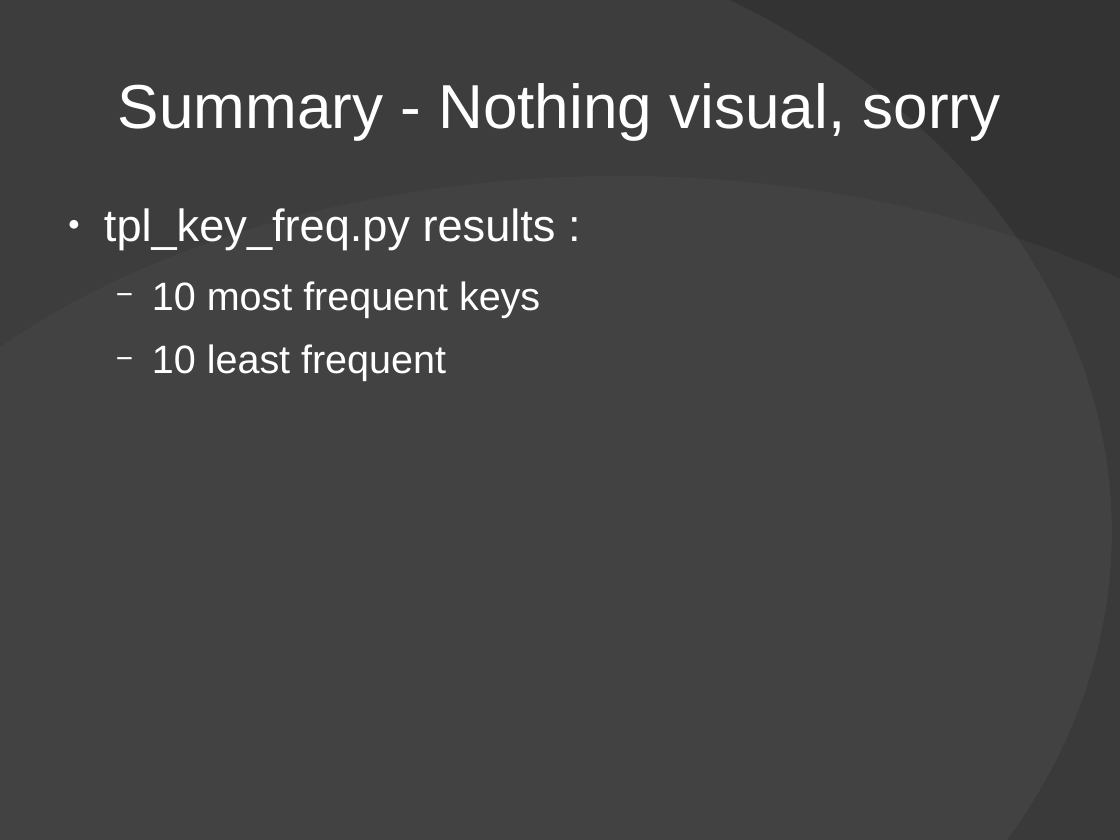
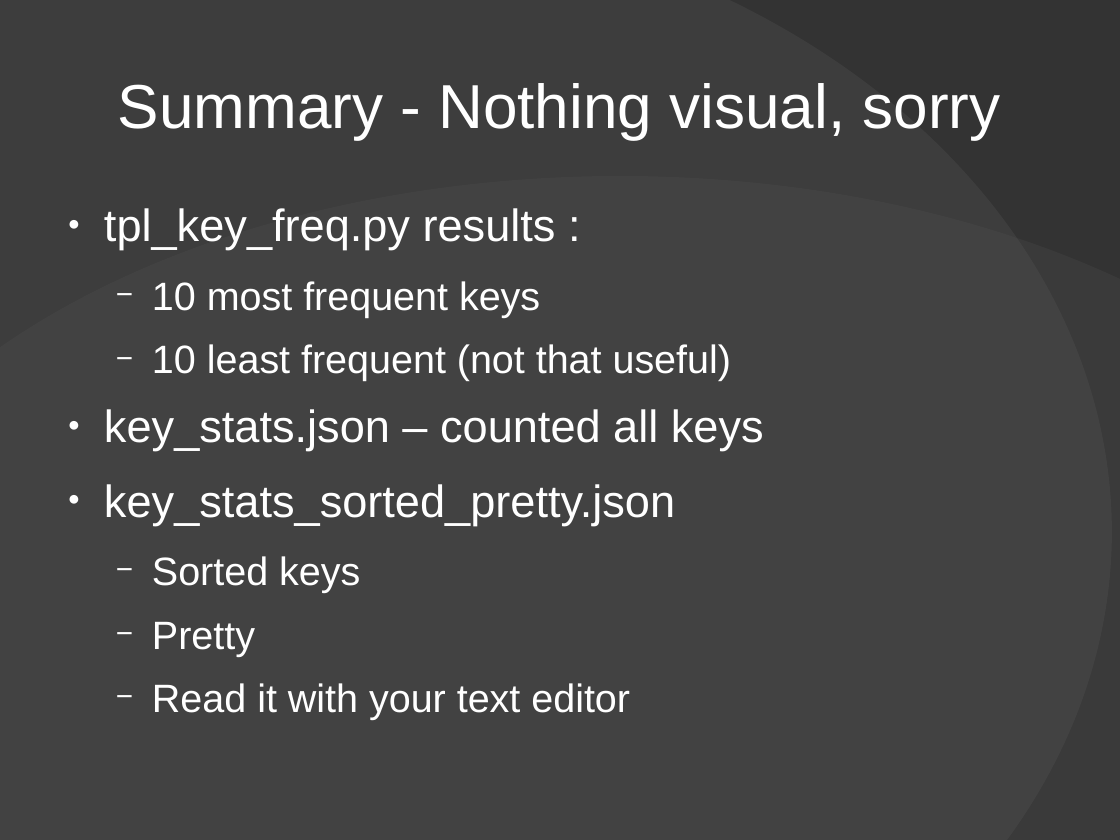
Before and after one commit to avolkov/tpl-hackathon-xml2json, a slide deck: slide 8 of documentation/TPL_Hackathon_presentation.odp. Drawn at 1120x840 pixels with LibreOffice and Linux fonts; fonts in the diff are those of the drawing; background and template pictures are left out. Boxes give left, top, right and bottom in pixels: in the first picture for what was removed or moved away, otherwise in the second. Text is boxed around its words. In the diff, an @@ line names an element or a change of style, - is before the commit and + after.

Commit message:
Updated presentation.

```diff
--- a/documentation/TPL_Hackathon_presentation.odp
+++ b/documentation/TPL_Hackathon_presentation.odp
@@ text at box(104, 344, 764, 720): text changed @@
-  − 10 least frequent
+  − 10 least frequent (not that useful)
+● key_stats.json – counted all keys
+● key_stats_sorted_pretty.json
+  − Sorted keys
+  − Pretty
+  − Read it with your text editor
```
Also in this commit, not shown: 1 slide removed.
